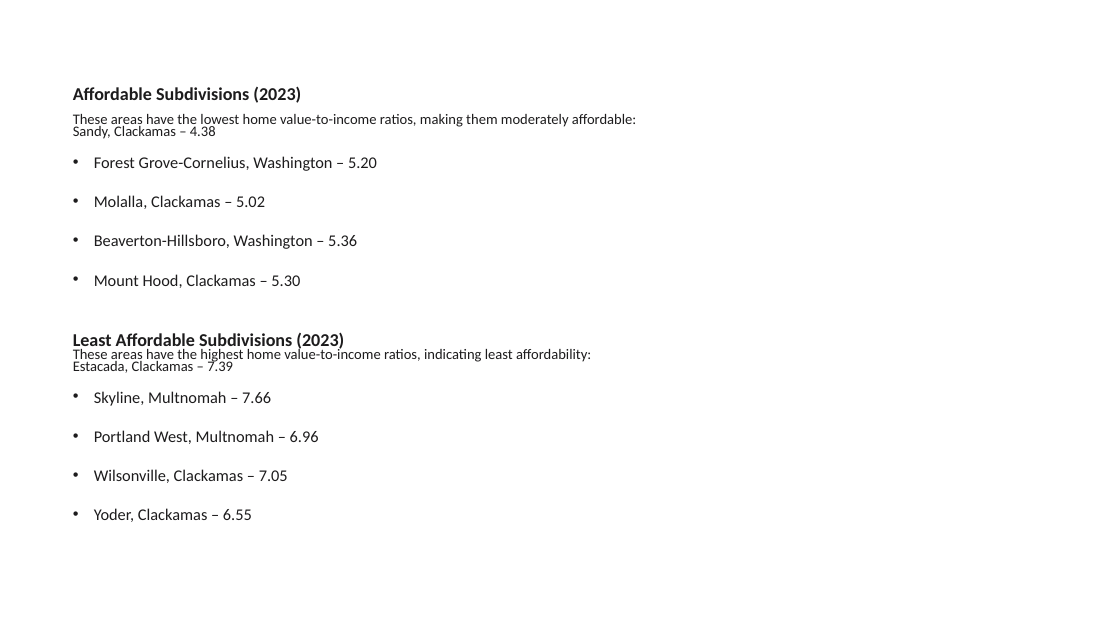
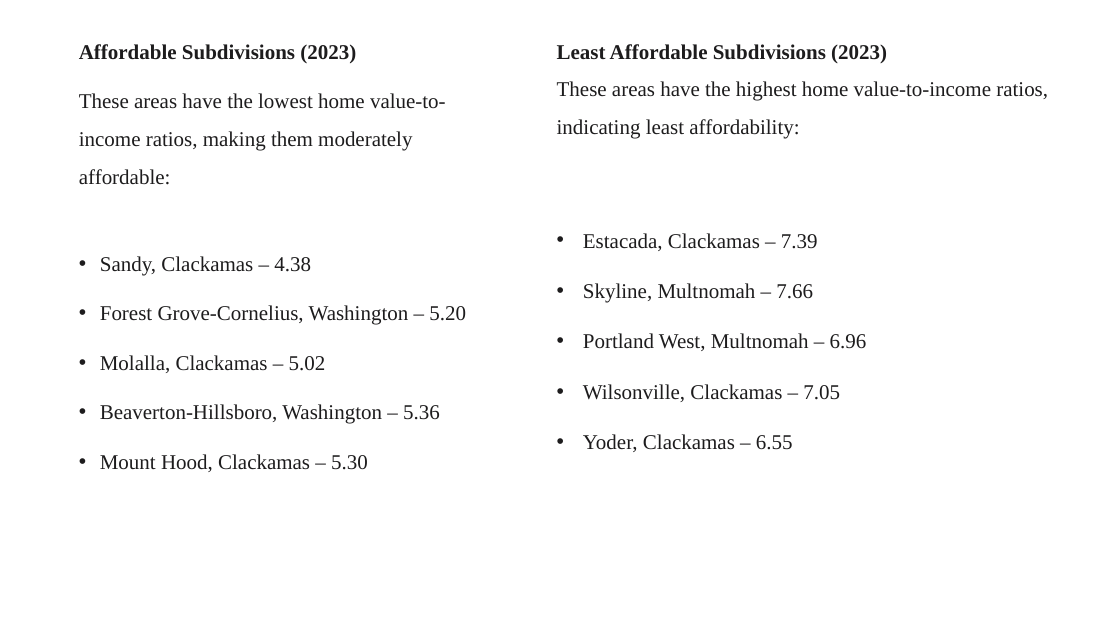
Before and after one commit to Tserrof7/Portland-Housing-Prices-Affordability-Project, a slide deck: slide 12 of Portland , Or Housing & Affordability.pptx. Drawn at 1120x630 pixels with LibreOffice and Linux fonts; fonts in the diff are those of the drawing. Boxes give left, top, right and bottom in pixels: in the first picture for what was removed or moved away, otherwise in the second. Text is boxed around its words. In the diff, an @@ line names an element or a change of style, - is before the commit and + after.

```diff
--- a/Portland , Or Housing & Affordability.pptx
+++ b/Portland , Or Housing & Affordability.pptx
@@ text "Affordable Subdivisions (2023)": place and size @@
-text "Affordable Subdivisions (2023)" at <box>73,86,636,522</box>
+text "Affordable Subdivisions (2023)" at <box>79,44,466,472</box>
@@ text at <box>79,44,466,472</box>: size 15.5 to 18 pt in "Affordable Subdivisions (2023)"; font Calibri to Times New Roman in "Affordable Subdivisions (2023)", "Forest Grove-Cornelius, Washington – 5.20", "Molalla, Clackamas – 5.02", "Beaverton-Hillsboro, Washington – 5.36" and 1 more places; size 14 to 18 pt in "Forest Grove-Cornelius, Washington – 5.20", "Molalla, Clackamas – 5.02", "Beaverton-Hillsboro, Washington – 5.36", "Mount Hood, Clackamas – 5.30"; line spacing 0.7 to 1.5 @@
@@ text added at <box>557,44,1048,452</box>, 18 pt, text #1D1C1D @@
+Least Affordable Subdivisions (2023)
+These areas have the highest home value-to-income ratios, indicating least affordability:
+• Estacada, Clackamas – 7.39
+• Skyline, Multnomah – 7.66
+• Portland West, Multnomah – 6.96
+• Wilsonville, Clackamas – 7.05
+• Yoder, Clackamas – 6.55
@@ text at <box>79,93,446,276</box>: text changed; size 12.5 to 18 pt; font Calibri to Times New Roman @@
-These areas have the lowest home value-to-income ratios, making them moderately affordable:
-Sandy, Clackamas – 4.38
+These areas have the lowest home value-to-income ratios, making them moderately affordable:
+• Sandy, Clackamas – 4.38
@@ text at <box>73,332,591,522</box>: paragraphs removed @@
-Least Affordable Subdivisions (2023)
-These areas have the highest home value-to-income ratios, indicating least affordability:
-Estacada, Clackamas – 7.39
-• Skyline, Multnomah – 7.66
-• Portland West, Multnomah – 6.96
-• Wilsonville, Clackamas – 7.05
-• Yoder, Clackamas – 6.55
```
Also in this commit, not shown: 10 other slides changed, 4 slides added, 3 slides removed.
